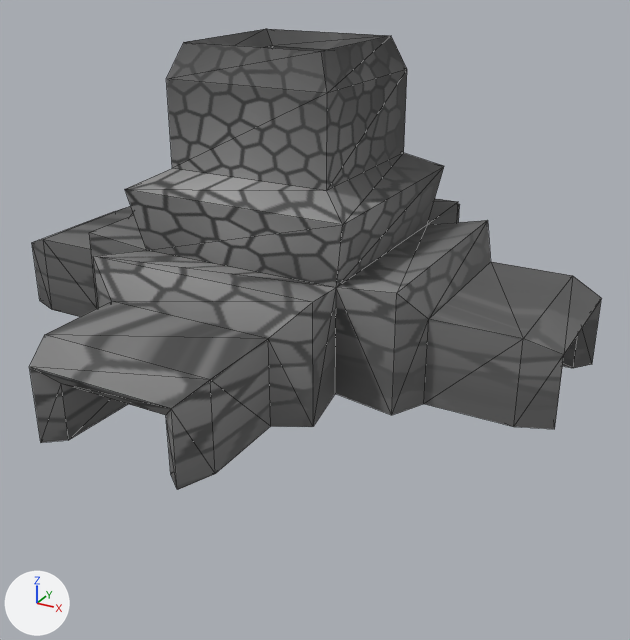
The FBX model Super Platformer/Button/ButtonContent/Monolith.FBX as it was, and as the next commit left it.
Rendered twice from a 50 mm camera at (2.62, -4.47, 2.34) aimed at (0.11, 0.09, 0.06). Every picture has the same lights, and +X, +Y and +Z are marked at lower left. Mesh edges are drawn as thin lines. Where no turn or scale is listed for an object, it has been applied to the vertices.
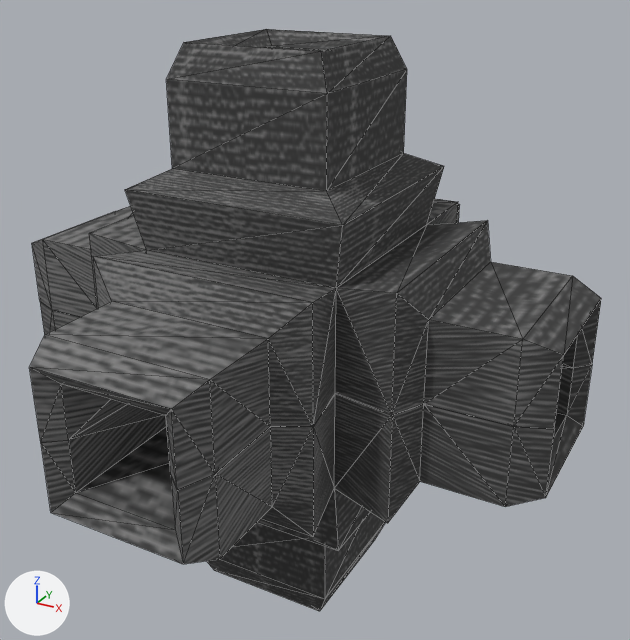
What the commit changed:
Picture 'Necron.png' (img_necron_png) is new.
Material 'Material #25' (mat_material__25) is new.
Its texture is img_necron_png.
Its roughness is 0.859.
me_mesh is used by ob_box002; location (0.0, 0.0, 0.0).
me_mesh had 128 vertices, 252 faces and spanned x -1.81..1.81, y -1.81..1.81, z 0.0..1.81.
me_mesh now has 256 vertices, 504 faces and spans x -1.81..1.81, y -1.81..1.81, z -1.81..1.81.
Part 1, on me_mesh:
58 faces are deleted.
82 vertices are added at x -1.81..1.81, y -1.81..1.81, z -1.81..0.0.
12 new vertices lie (0.0, 0.0, -0.5) away from vertices in x -1.62..1.62, y 0.51..1.12, z 0.0..0.51.
8 new vertices lie (0.0, 0.0, 0.7) away from vertices in x -1.01..1.01, y -1.01..1.01, z -0.7.
8 new vertices lie (0.0, 0.0, 0.43) away from vertices in x -1.81..1.81, y -1.81..1.81, z -0.43.
6 new vertices lie (1.02, 0.0, 0.0) away from vertices in x -0.51, y -1.62..0.51, z -1.62..-0.5.
6 new vertices lie (0.54, 0.0, 0.0) away from vertices in x -0.27, y -0.77..0.77, z -0.77..0.0.
6 new vertices lie (0.0, 0.0, 0.32) away from vertices in x -1.72..1.72, y -0.32..1.73, z -0.32.
310 new faces join them.
me_mesh part 2: 194 faces spanning x -1.81..1.81, y -1.81..1.81, z 0.0..1.81 switch from mat_material__27 (picture img_metalic_png) to mat_material__25 (picture img_necron_png).

What differs and where, as boxes (x1, y1, x2, y2) in the pictures (630 x 640 px):
'Box002', reshaped (26% taller)
    before: (30, 29, 601, 490)
    after: (29, 29, 601, 611)
part 1 of me_mesh, built on
    before: (41, 289, 392, 488)
    after: (40, 289, 592, 611)
part 2 of me_mesh, recoloured
    both: (30, 29, 601, 490)
